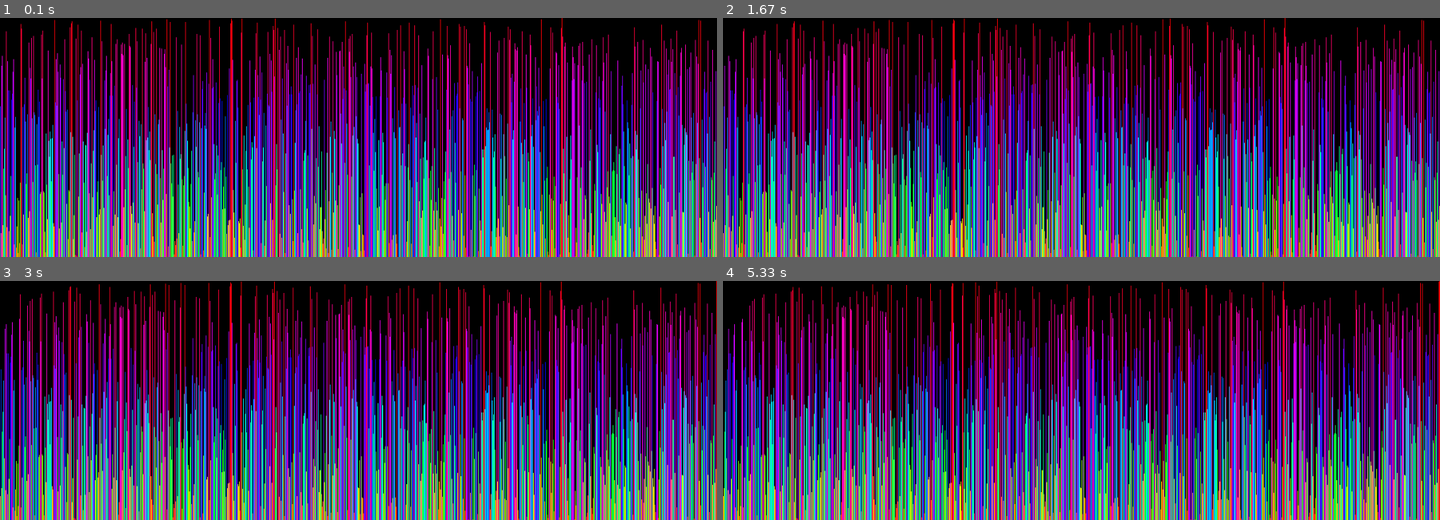
Above: before the commit, frames 1-4 (two rows, left to right).
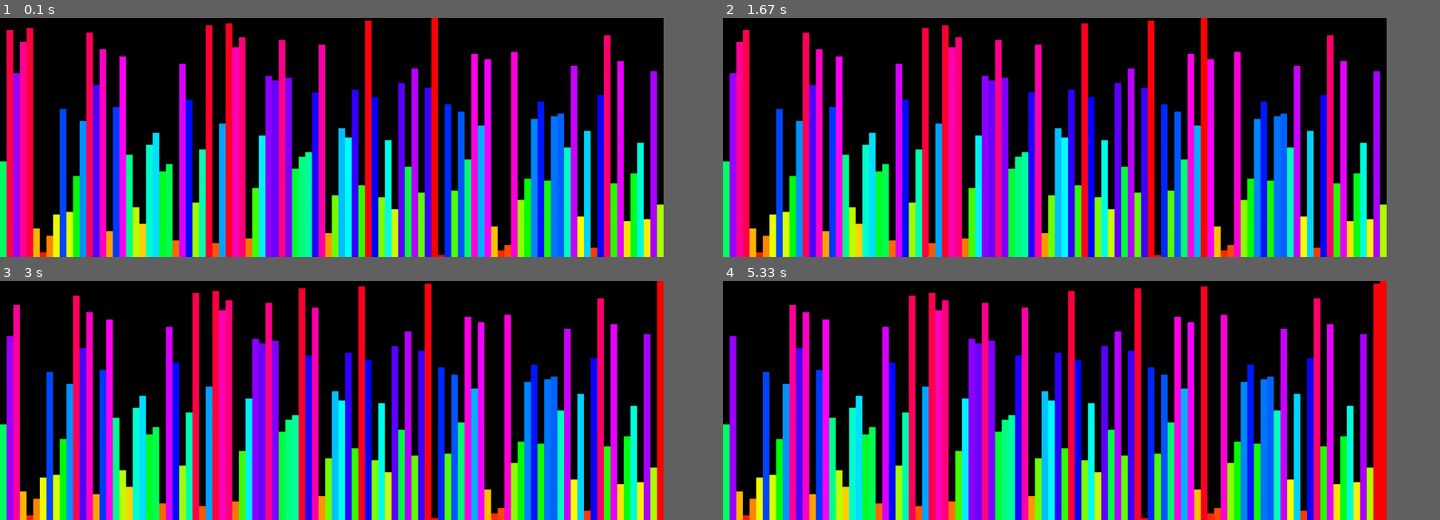
Above: after the commit, the same moments.

Repository: agosav/sorting-pygame
Game: pygame game, started from main.py
The game is run twice, just before and just after one commit, with the same random seed, the same clock (stepped at 60 frames per second) and the same inputs.
Inputs:
- Up to frame 1 (0.1 s): no input
- Up to frame 2 (1.67 s): tap Space at 0.33 s
- Up to frame 3 (3 s): no input
- Up to frame 4 (5.33 s): no input
In our replay, the window is 900x300 before the commit and 833x300 after it. These sizes can differ from the game's own. Grey fills any space a smaller window leaves; there, only what the larger window draws over its background counts as a difference.

The runs differ from the first frame. In frame 1, 74% of the frame differs, in the area x 0-100%, y 0-100%; in frame 2, 74%; in frame 3, 75%; in frame 4, 75%.

Commit message:
pdf y fotos

Diff:
--- a/main.py
+++ b/main.py
@@ -64,13 +64,13 @@
         # dibujar rectángulo
         pygame.draw.rect(ventana, color, (x, y, ancho_barra, alto_barra))
 
-    time.sleep(0.002)
+    time.sleep(0.02)
     pygame.display.update()
 
 
 def principal():
     # cantidad de elementos del array
-    N = 1080
+    N = 100
     # determinamos ancho y alto de la ventana. El máximo es 1080x360
     max_ancho = 1080
     alto = 360
Binary file changed: imagenes/portada1.png
Binary file changed: imagenes/portada2.png
Not shown, changed: paso-a-paso.pdf
